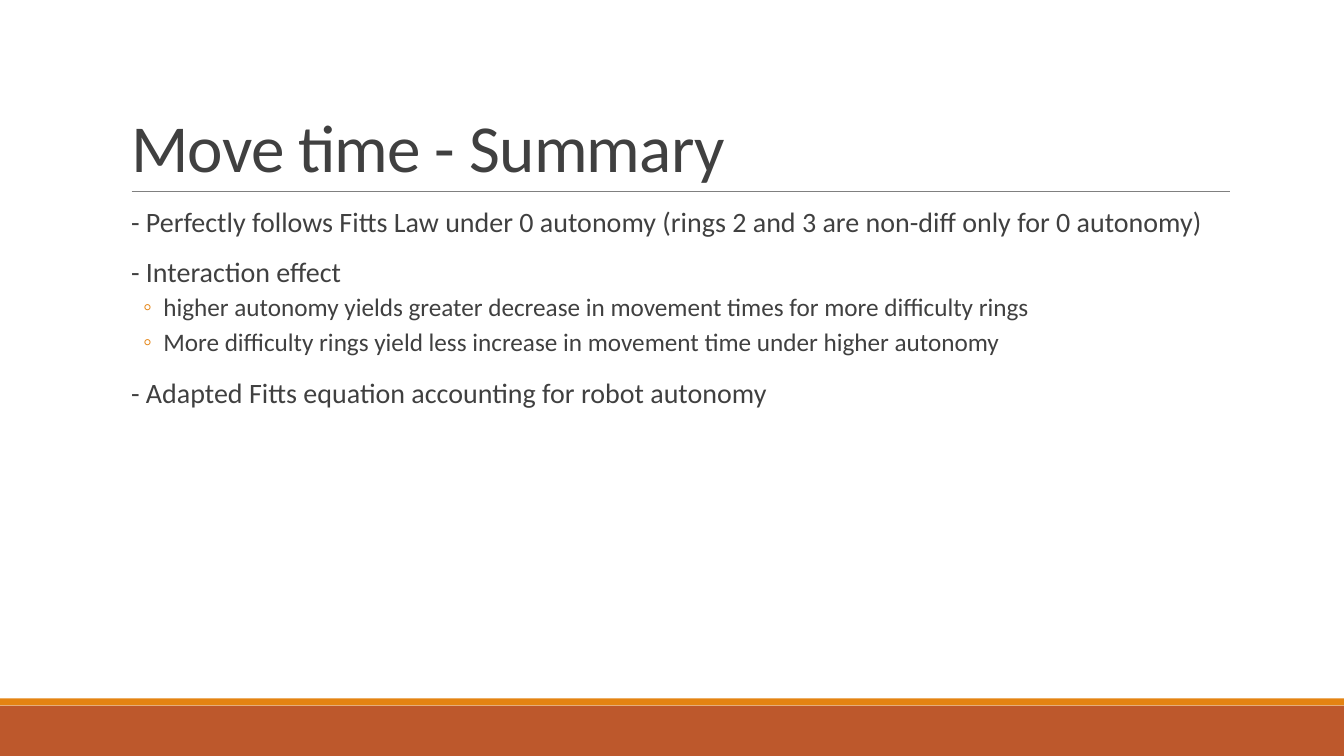
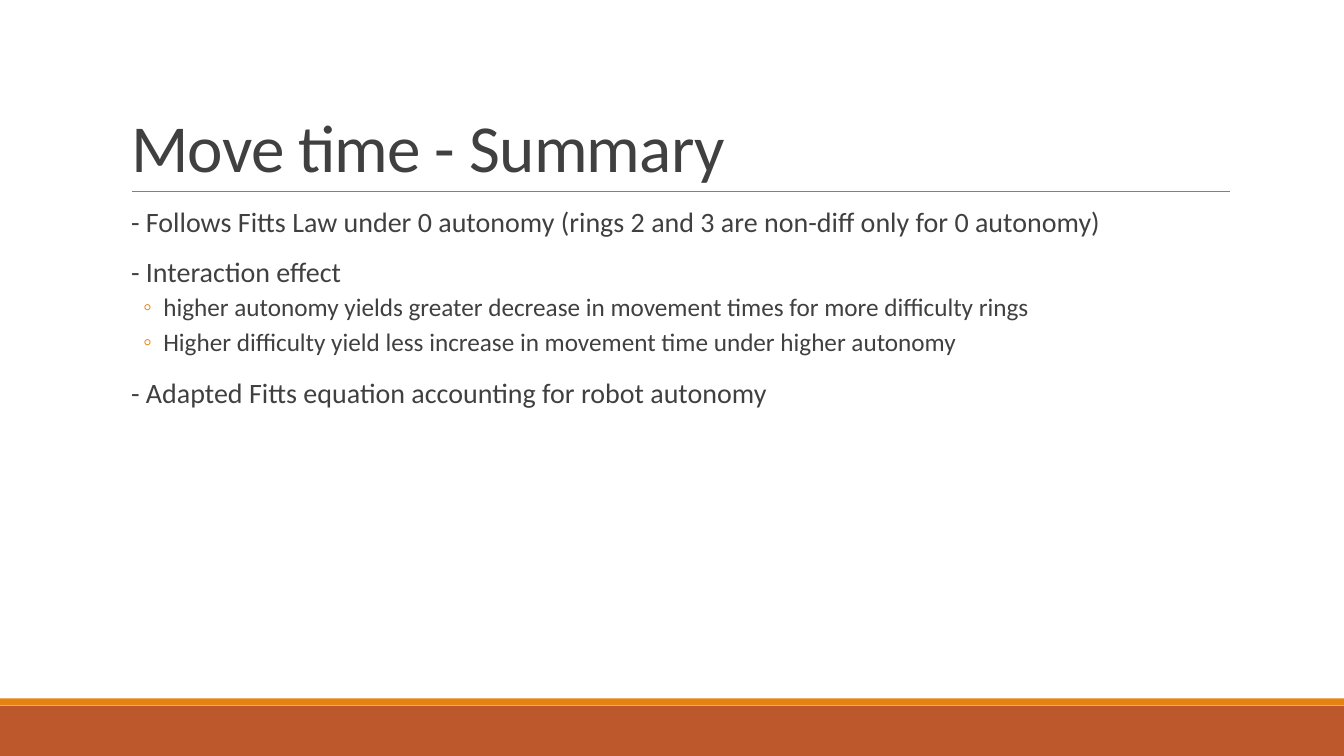
Before and after one commit to mpan31415/AutonomyFitts, a slide deck: slide 11 of R_analysis/results_interpretation.pptx. Drawn at 1344x756 pixels with LibreOffice and Linux fonts; fonts in the diff are those of the drawing. Boxes give left, top, right and bottom in pixels: in the first picture for what was removed or moved away, otherwise in the second. Text is boxed around its words. In the diff, an @@ line names an element or a change of style, - is before the commit and + after.

```diff
--- a/R_analysis/results_interpretation.pptx
+++ b/R_analysis/results_interpretation.pptx
@@ text at box(146, 211, 1100, 237): text changed @@
-  - Perfectly follows Fitts Law under 0 autonomy (rings 2 and 3 are non-diff only for 0 autonomy)
+  - Follows Fitts Law under 0 autonomy (rings 2 and 3 are non-diff only for 0 autonomy)
@@ text at box(163, 333, 955, 356): text changed @@
-  ◦ More difficulty rings yield less increase in movement time under higher autonomy
+  ◦ Higher difficulty yield less increase in movement time under higher autonomy
```
Also in this commit, not shown: 3 other slides changed, 4 slides added, 4 other files.
